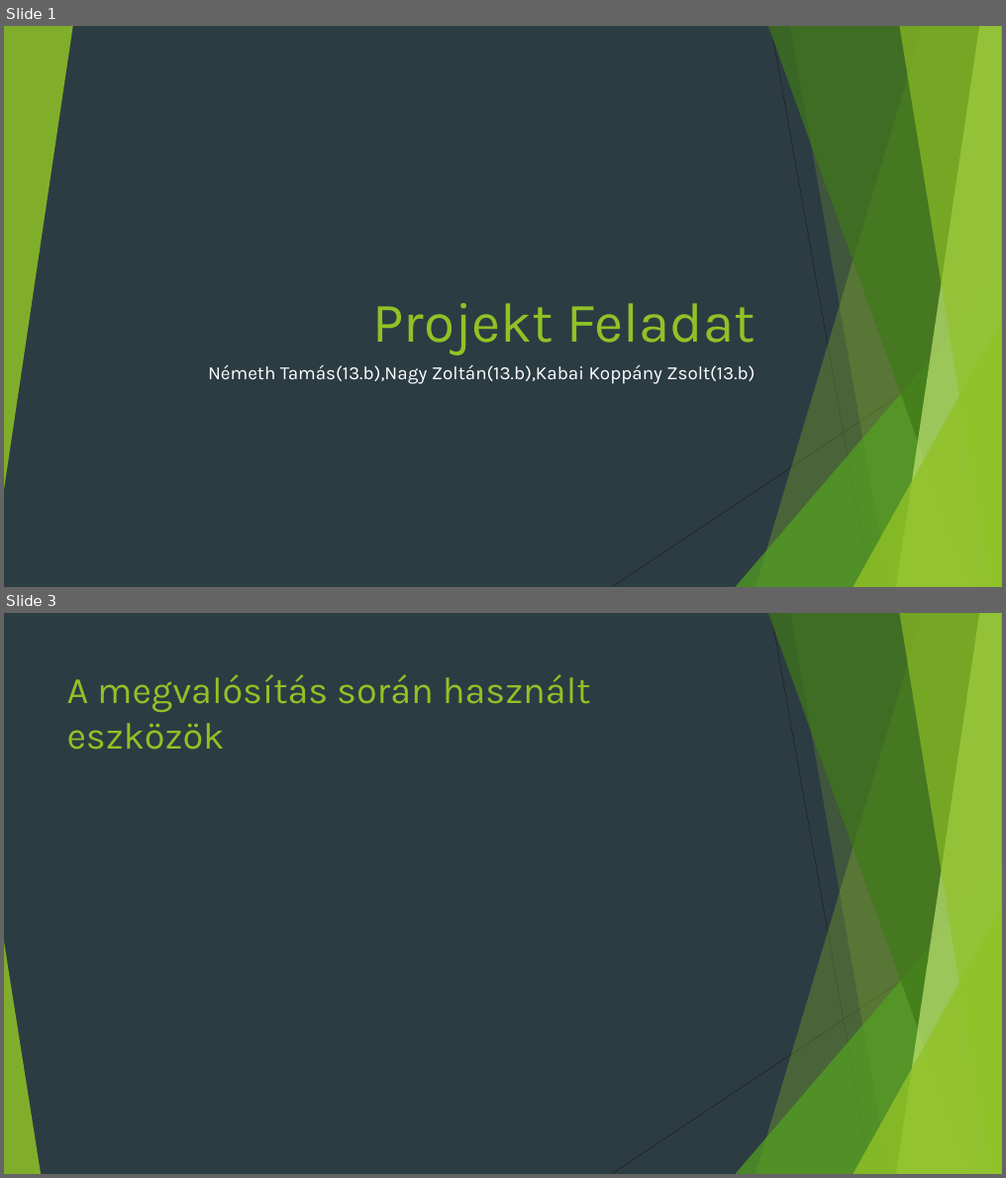
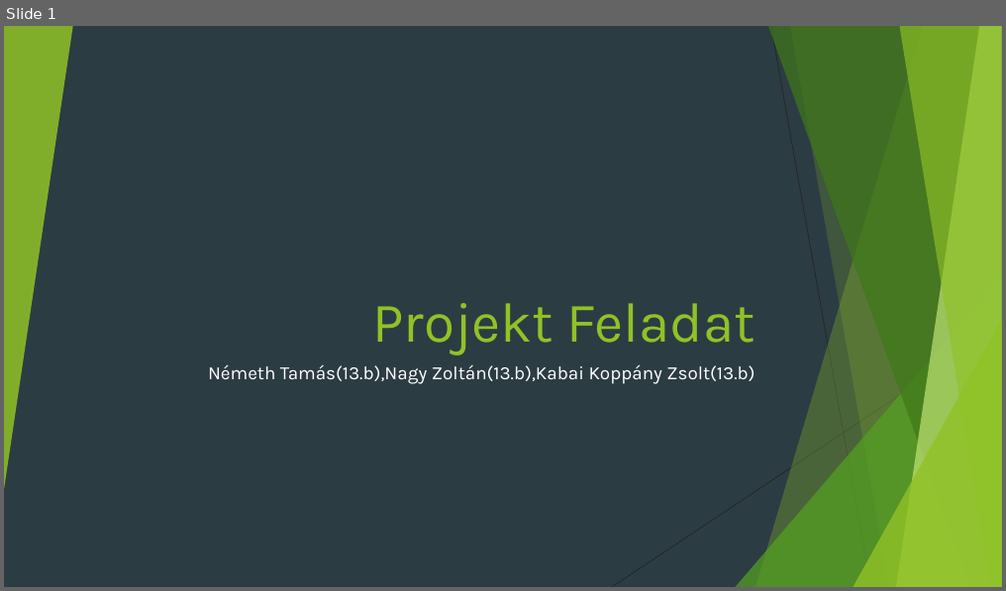
Before and after one commit to Sprint2sport2/projekt, a slide deck: Projekt Feladat (1).pptx. Shown one above the other, each under a label of ours: slides 1 and 3 before the commit, slide 1 after it; the slides between them are not shown. The pictures are 1006x1178 and 1006x591 pixels, drawn with LibreOffice and Linux fonts; fonts in the diff are those of the drawing. Boxes give left, top, right and bottom in pixels: in the first picture for what was removed or moved away, otherwise in the second. Text is boxed around its words. In the diff, an @@ line names an element or a change of style, - is before the commit and + after.

```diff
--- a/Projekt Feladat (1).pptx
+++ b/Projekt Feladat (1).pptx
@@ slide 3 removed at <box>4,613,1002,1174</box>, background #2C3C43; not listed: 9 template elements that a slide beside it also shows @@
@@ title removed at <box>67,674,591,750</box> @@
-A megvalósítás során használt eszközök
@@ triangle removed at <box>4,942,41,1174</box> @@
```
Also in this commit, not shown: 10 slides changed, 2 slides added, 21 other slides removed.
